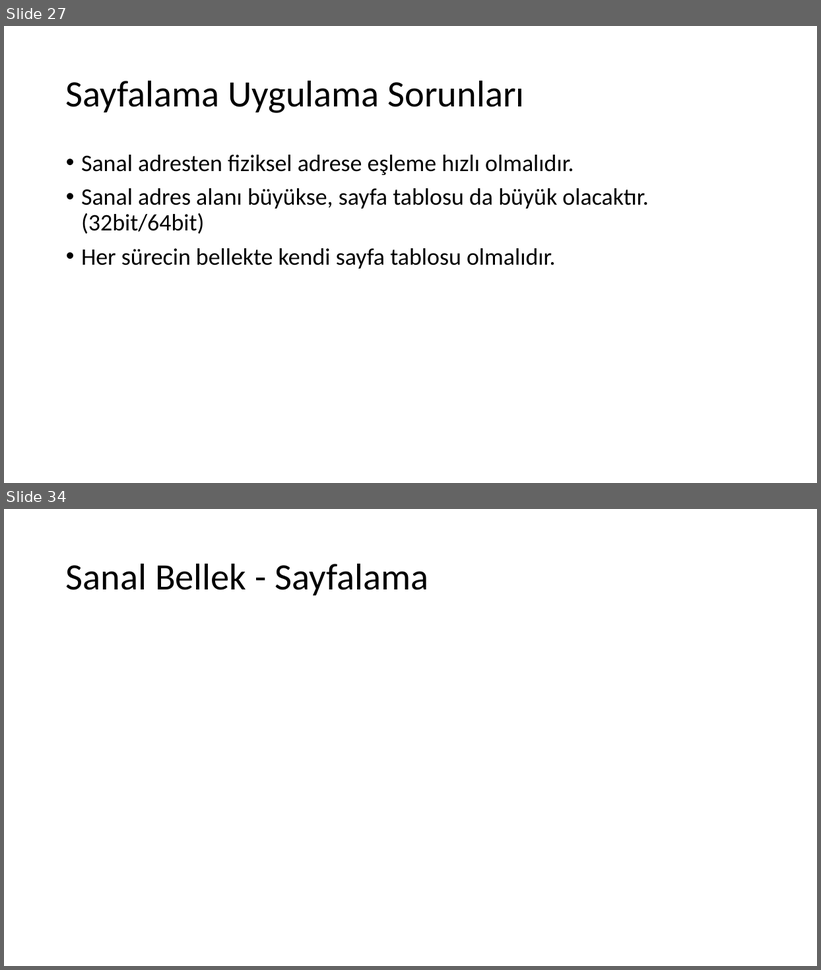
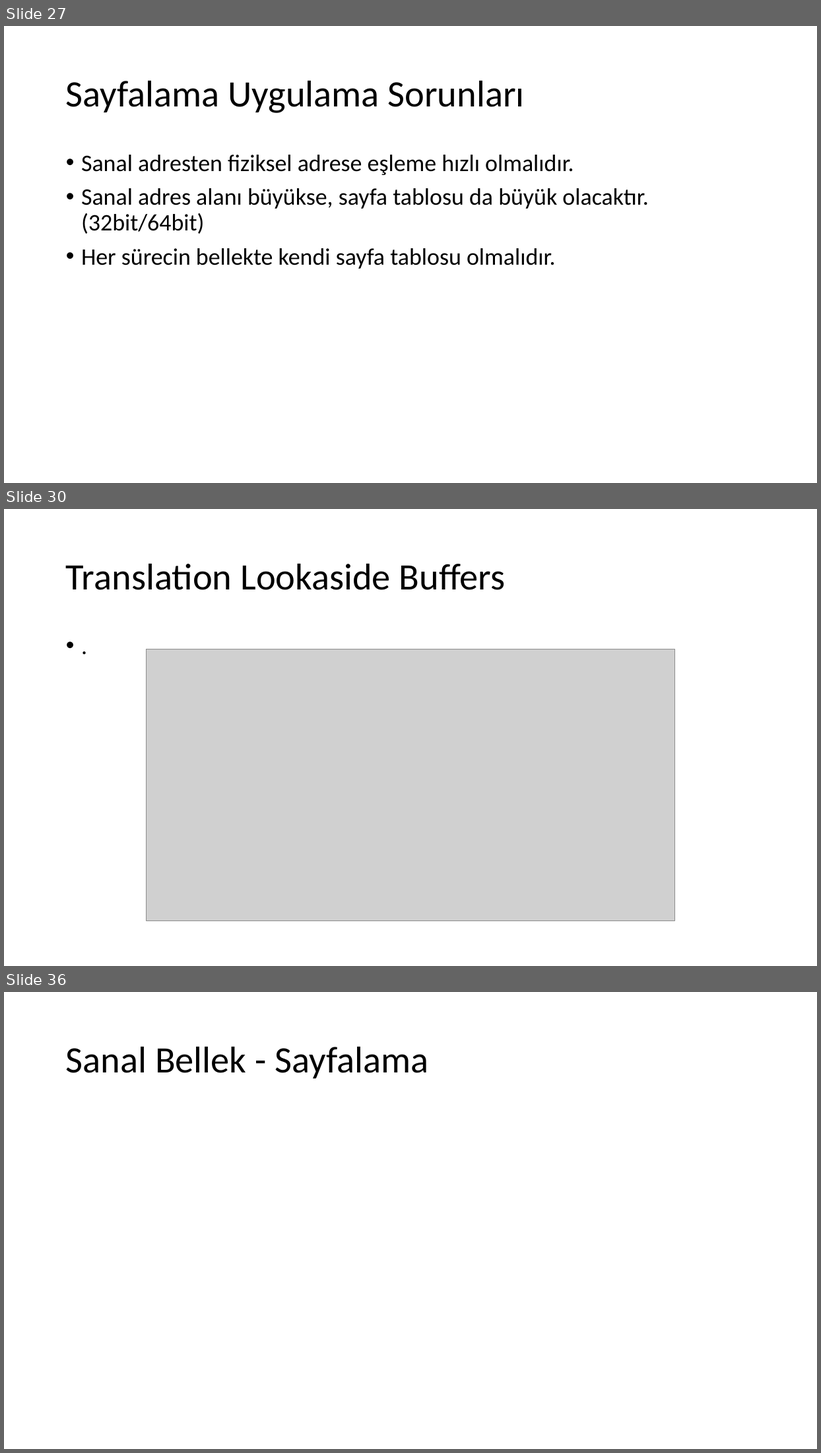
Before and after one commit to sercankulcu/sercankulcu.github.io, a slide deck: files/os/3_Bolum_3_Bellek.pptx. Shown one above the other, each under a label of ours: slides 27 and 34 before the commit, slides 27, 30 and 36 after it; the slides between them are not shown. The pictures are 821x970 and 821x1453 pixels, drawn with LibreOffice and Linux fonts; fonts in the diff are those of the drawing; grey boxes stand for pictures. Boxes give left, top, right and bottom in pixels: in the first picture for what was removed or moved away, otherwise in the second. Text is boxed around its words. In the diff, an @@ line names an element or a change of style, - is before the commit and + after.

```diff
--- a/files/os/3_Bolum_3_Bellek.pptx
+++ b/files/os/3_Bolum_3_Bellek.pptx
@@ slide 30 added at <box>4,509,817,966</box>, background #FFFFFF @@
@@ title added at <box>66,563,506,590</box>, 44 pt, text #000000 @@
+Translation Lookaside Buffers
@@ text added at <box>60,631,762,921</box>, 28 pt, text #000000 @@
+• .
@@ picture added at <box>146,650,675,921</box> @@
@@ what was slide 34 is now slide 36 @@
```
Also in this commit, not shown: 2 slides changed, 5 other slides added, 4 slides removed, 1 other file.
